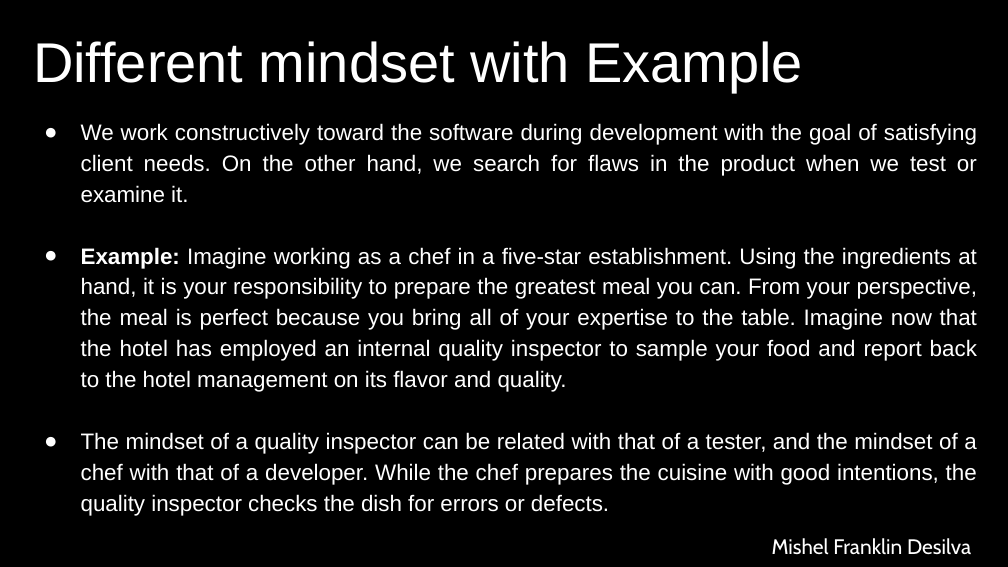
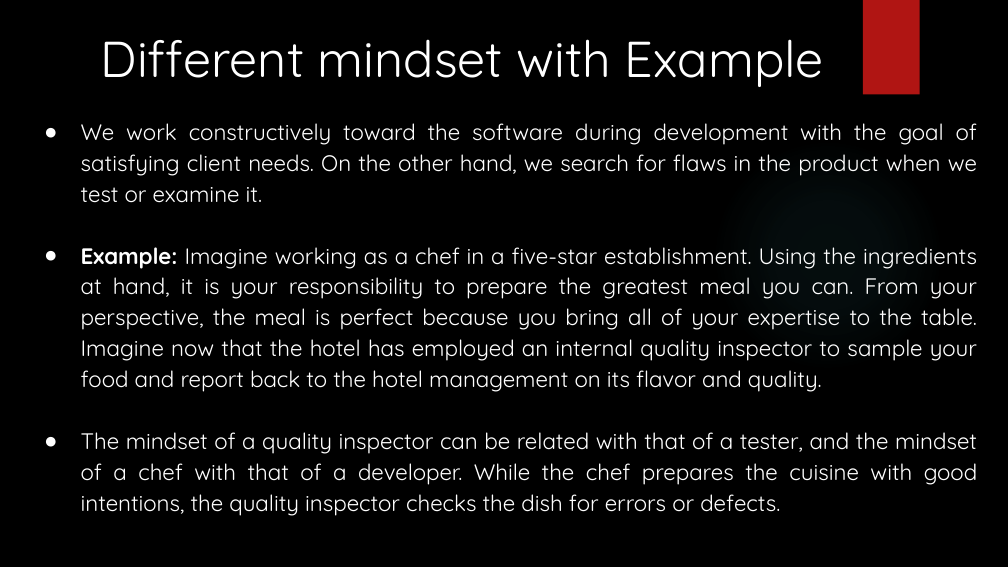
Before and after one commit to AbdullahRFA/SQA-Manual_and_Automation_Testing, a slide deck: slide 13 of Resources/Module-4/4.3. SQA_ Manual & Automated Testing - Principles of Software Testing and Psychology of Testing.pptx. Drawn at 1008x567 pixels with LibreOffice and Linux fonts; fonts in the diff are those of the drawing; background and template pictures are left out. Boxes give left, top, right and bottom in pixels: in the first picture for what was removed or moved away, otherwise in the second. Text is boxed around its words. In the diff, an @@ line names an element or a change of style, - is before the commit and + after.

```diff
--- a/Resources/Module-4/4.3. SQA_ Manual & Automated Testing - Principles of Software Testing and Psychology of Testing.pptx
+++ b/Resources/Module-4/4.3. SQA_ Manual & Automated Testing - Principles of Software Testing and Psychology of Testing.pptx
@@ text "Different mindset with Example": place and size @@
-text "Different mindset with Example" at (33, 41, 803, 92)
+text "Different mindset with Example" at (101, 39, 824, 87)
@@ text "Different mindset with Example" at (101, 39, 824, 87): size 40 to 36 pt, font Arial to Quicksand @@
@@ rectangle added at (863, 0, 919, 95), fill #B01513 @@
@@ text "We work constructively toward the ..." at (81, 123, 977, 516): font Arial to Quicksand @@
@@ ellipse added at (712, 139, 944, 372), fill gradient #50B9C1 @@
@@ text removed at (772, 538, 971, 555) @@
-Mishel Franklin Desilva
```
Also in this commit, not shown: 18 other slides changed, 12 other files.
